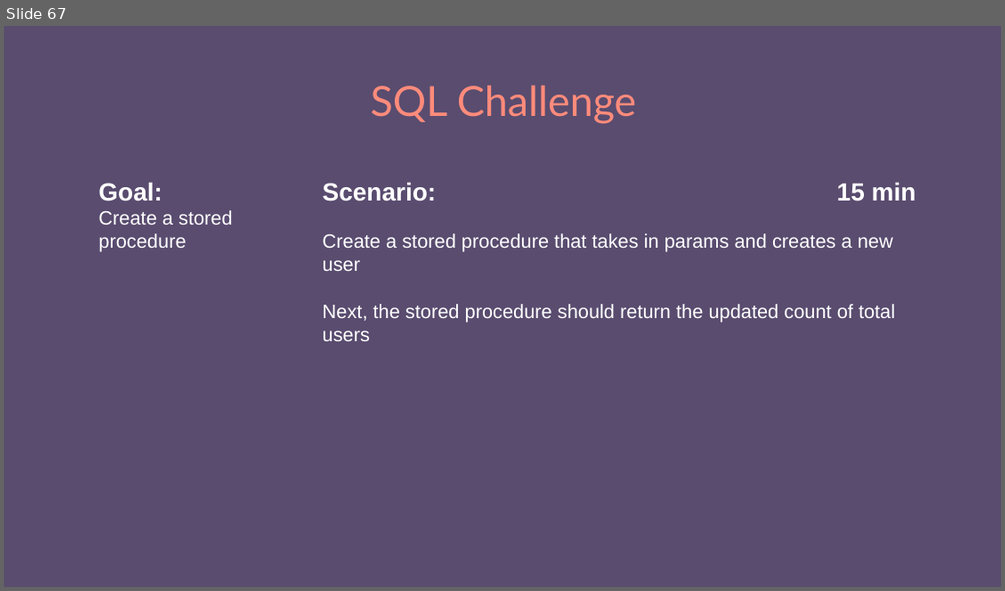
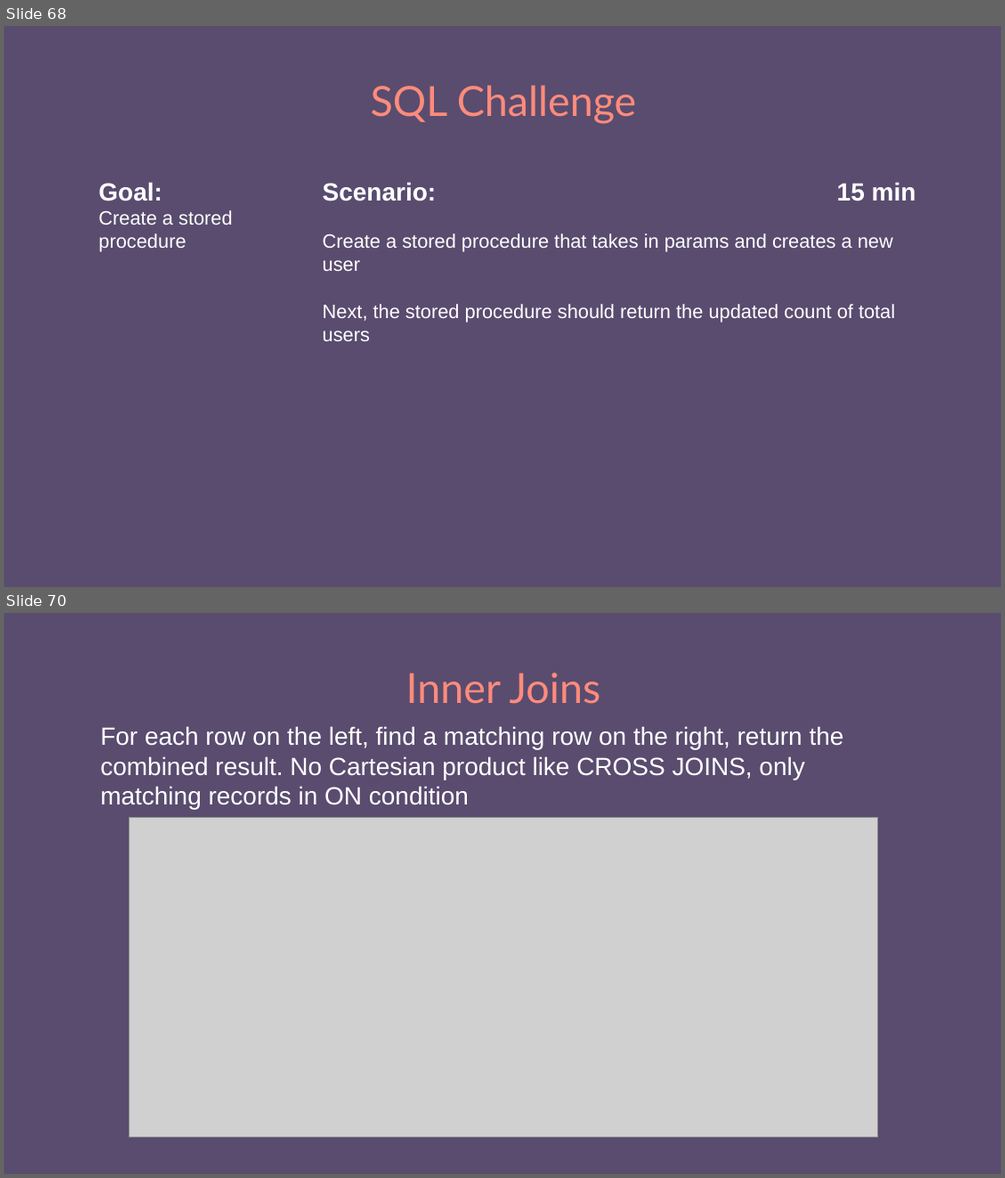
Before and after one commit to e-m-wilson/dotnet, a slide deck: Resources-Notes-Ppts/SQL/SQL_MSSQL.pptx. Shown one above the other, each under a label of ours: slide 67 before the commit, slides 68 and 70 after it; the slides between them are not shown. The pictures are 1005x591 and 1005x1178 pixels, drawn with LibreOffice and Linux fonts; fonts in the diff are those of the drawing; grey boxes stand for pictures. Boxes give left, top, right and bottom in pixels: in the first picture for what was removed or moved away, otherwise in the second. Text is boxed around its words. In the diff, an @@ line names an element or a change of style, - is before the commit and + after.

```diff
--- a/Resources-Notes-Ppts/SQL/SQL_MSSQL.pptx
+++ b/Resources-Notes-Ppts/SQL/SQL_MSSQL.pptx
@@ slide 70 added at (4,613,1001,1174), background #594C6F @@
@@ title added at (406,673,601,704), 30 pt, text #FF8B7B @@
+Inner Joins
@@ text added at (100,726,844,810), 18 pt, text #FFFFFF @@
+For each row on the left, find a matching row on the right, return the combined result. No Cartesian product like CROSS JOINS, only matching records in ON condition
@@ picture added at (129,818,878,1137) @@
@@ what was slide 67 is now slide 68 @@
```
Also in this commit, not shown: 8 slides changed, 10 other slides added, 4 slides removed, 1 other file.
